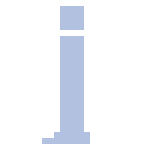
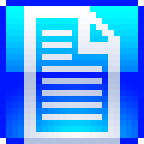
Layered file, before and after one edit (144x144). Changes by layer:
added group "グループ 1" with 2 layers above "レイヤー 13" over (x1=6, y1=6, x2=138, y2=138)
added layer "レイヤー 15" (color dodge) in group "グループ 1" over (x1=6, y1=6, x2=138, y2=72)
added layer "レイヤー 16" (color dodge) in group "グループ 1" over (x1=6, y1=78, x2=138, y2=138)
showed "レイヤー 13" over (x1=24, y1=6, x2=120, y2=144)
hid "レイヤー 10" over (x1=42, y1=6, x2=90, y2=138)
added layer "レイヤー 14" above "背景" over (x1=0, y1=0, x2=144, y2=144)
